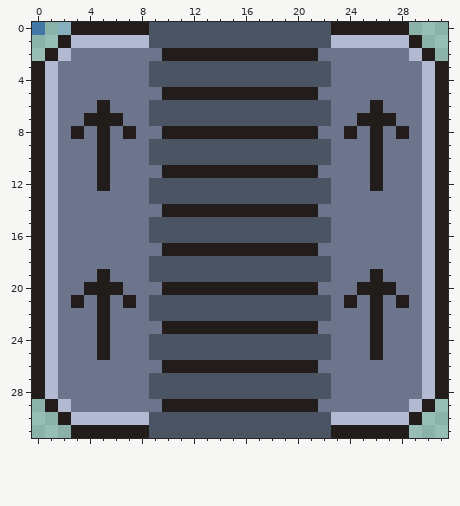
Pixel-art sprite -- src/images/transporter.png. The picture above was drawn from the file before the commit.
The file is 32x32 pixels. Pixels under 10% opacity are left out.
Once edited:
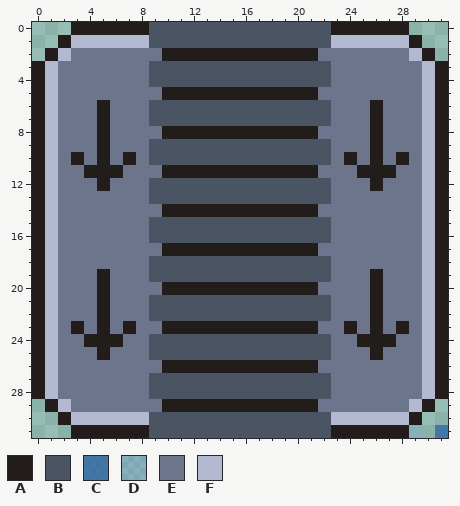
Palette (. is transparent): A #221c1a  B #4a5462  C #235ca0b8  D #4773f02f  E #6d758d  F #b3b9d1
The edit:
y 0: x 0 C -> .; x 2 D -> .
y 7: x 4 A -> E; x 6 A -> E; x 25 A -> E; x 27 A -> E
y 8: x 3 A -> E; x 7 A -> E; x 24 A -> E; x 28 A -> E
y 10: x 3 E -> A; x 7 E -> A; x 24 E -> A; x 28 E -> A
y 11: x 4 E -> A; x 6 E -> A; x 25 E -> A; x 27 E -> A
y 20: x 4 A -> E; x 6 A -> E; x 25 A -> E; x 27 A -> E
y 21: x 3 A -> E; x 7 A -> E; x 24 A -> E; x 28 A -> E
y 23: x 3 E -> A; x 7 E -> A; x 24 E -> A; x 28 E -> A
y 24: x 4 E -> A; x 6 E -> A; x 25 E -> A; x 27 E -> A
y 31: x 29 . -> D; x 31 . -> C
Pixel boxes of the changes (left, top, right, bottom) in both pictures:
erased: (32, 22, 71, 35)
changed: (71, 113, 136, 178)
changed: (344, 113, 409, 178)
changed: (71, 282, 136, 347)
changed: (344, 282, 409, 347)
added: (409, 425, 448, 438)
